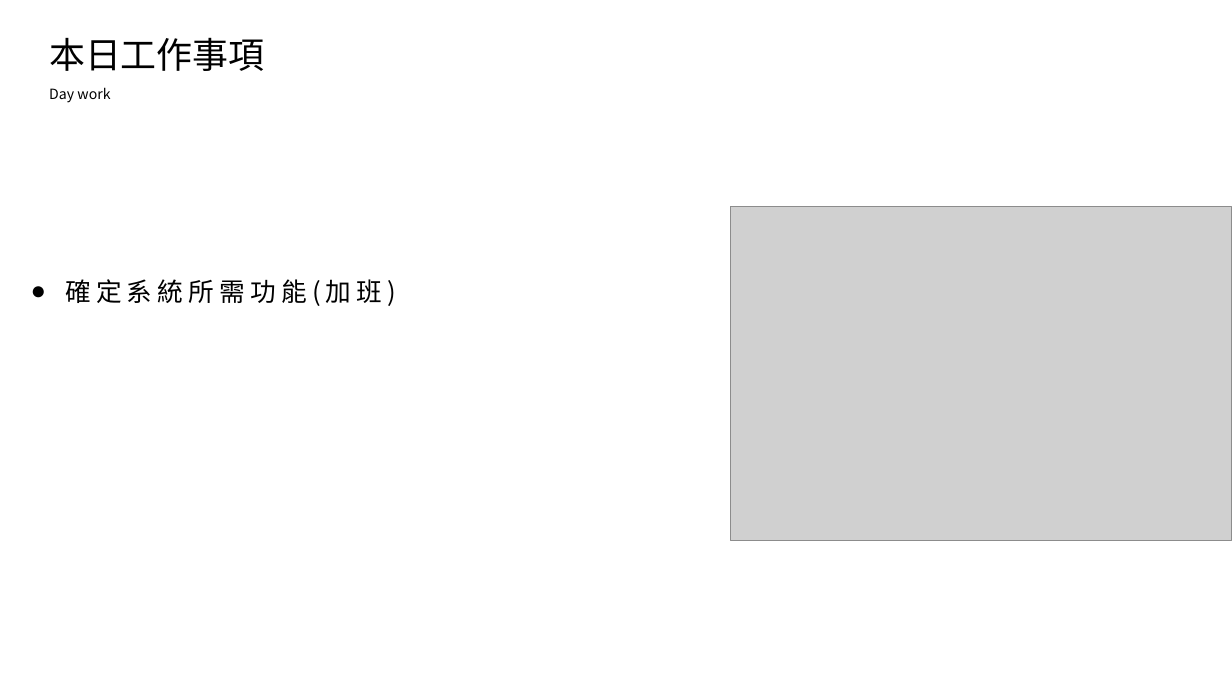
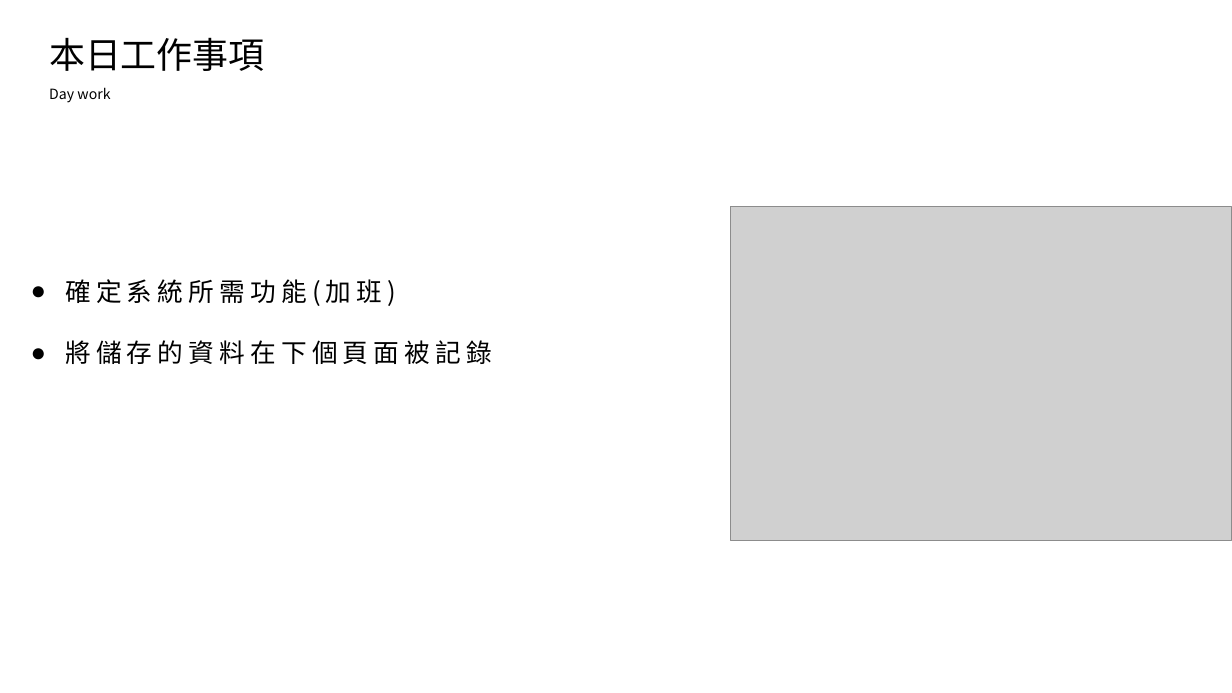
Before and after one commit to king637324/KnowledgeGreenhouseSystem, a slide deck: slide 2 of 工作日報_葉柏漢/2021.08/2021.08.11(加班)~2021.08.12工作日報_葉柏漢.pptx. Drawn at 1232x693 pixels with LibreOffice and Linux fonts; fonts in the diff are those of the drawing; grey boxes stand for pictures. Boxes give left, top, right and bottom in pixels: in the first picture for what was removed or moved away, otherwise in the second. Text is boxed around its words. In the diff, an @@ line names an element or a change of style, - is before the commit and + after.

```diff
--- a/工作日報_葉柏漢/2021.08/2021.08.11(加班)~2021.08.12工作日報_葉柏漢.pptx
+++ b/工作日報_葉柏漢/2021.08/2021.08.11(加班)~2021.08.12工作日報_葉柏漢.pptx
@@ text at box(65, 340, 492, 364): paragraph added @@
+● 將儲存的資料在下個頁面被記錄
```
Also in this commit, not shown: 1 other slide changed, 1 slide added, 3 other files.
